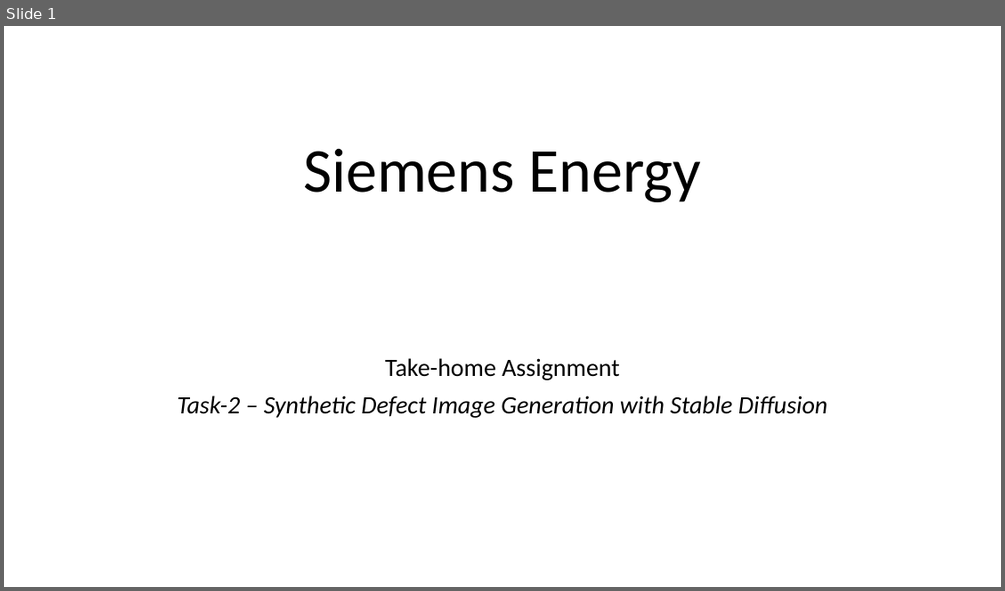
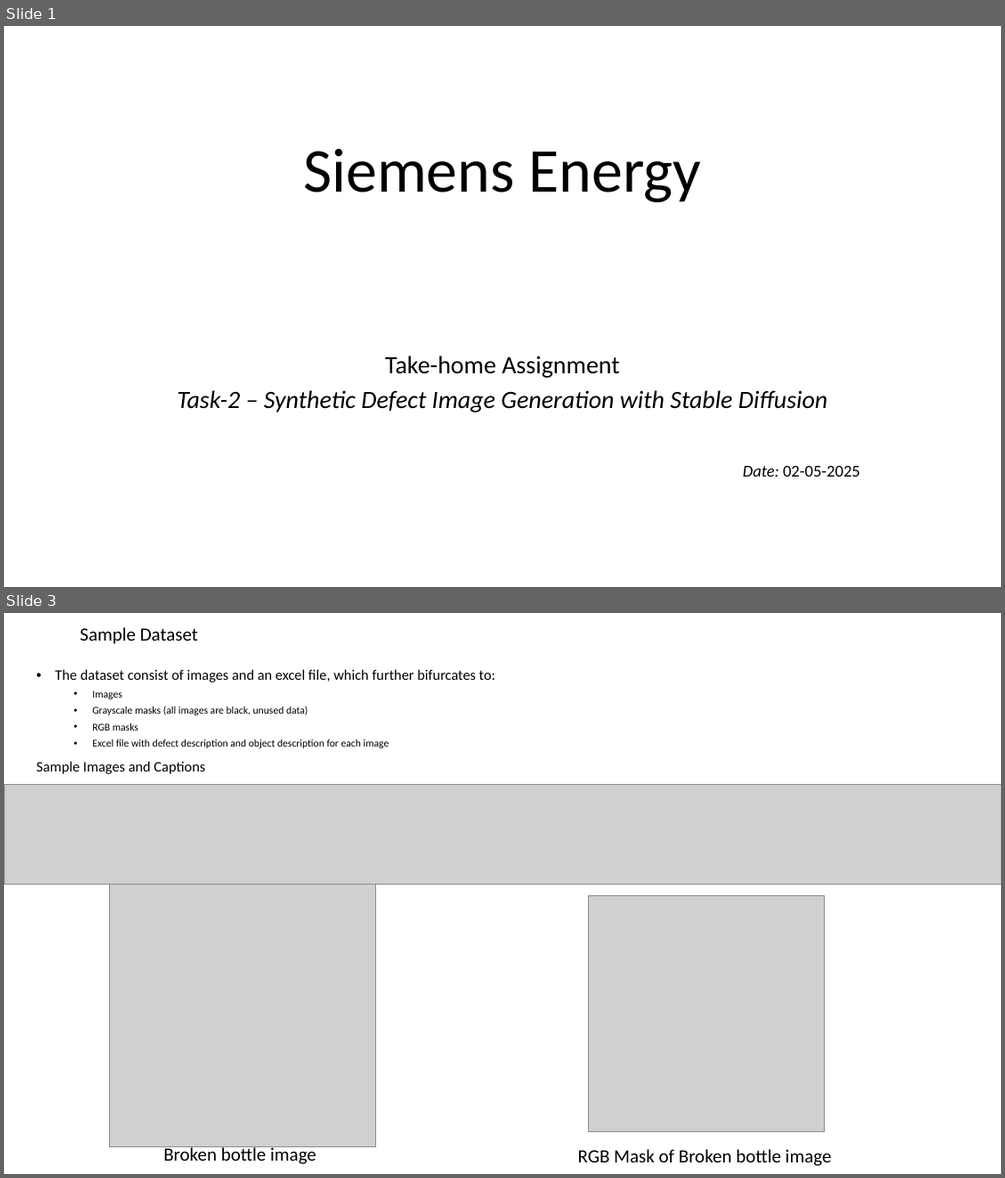
Before and after one commit to agasheaditya/siemens-rag-bot, a slide deck: Siemens Energy.pptx. Shown one above the other, each under a label of ours: slide 1 before the commit, slides 1 and 3 after it; the slides between them are not shown. The pictures are 1005x591 and 1005x1178 pixels, drawn with LibreOffice and Linux fonts; fonts in the diff are those of the drawing; grey boxes stand for pictures. Boxes give left, top, right and bottom in pixels: in the first picture for what was removed or moved away, otherwise in the second. Text is boxed around its words. In the diff, an @@ line names an element or a change of style, - is before the commit and + after.

Commit message:
adding initial 3 slides with some sample data

```diff
--- a/Siemens Energy.pptx
+++ b/Siemens Energy.pptx
@@ slide 3 added at [4,613,1001,1174], background #FFFFFF @@
@@ title added at [80,627,198,644], 18 pt, text #000000 @@
+Sample Dataset
@@ text added at [36,669,495,774], 10 pt, text #000000 @@
+• The dataset consist of images and an excel file, which further bifurcates to:
+  • Images
+  • Grayscale masks (all images are black, unused data)
+  • RGB masks
+  • Excel file with defect description and object description for each image
+Sample Images and Captions
@@ picture added at [4,784,1001,884] @@
@@ picture added at [109,880,376,1147] @@
@@ picture added at [589,896,825,1131] @@
@@ text added at [163,1144,316,1164], 18 pt, text #000000 @@
+Broken bottle image
@@ text added at [578,1149,832,1166], 18 pt, text #000000 @@
+RGB Mask of Broken bottle image
@@ slide 1 changed as well @@
@@ subtitle at [177,355,827,412]: line spacing 0.9 to 0.8 @@
@@ subtitle at [743,466,860,476]: paragraph added @@
+Date: 02-05-2025
```
Also in this commit, not shown: 2 other slides added, 1 slide removed.
